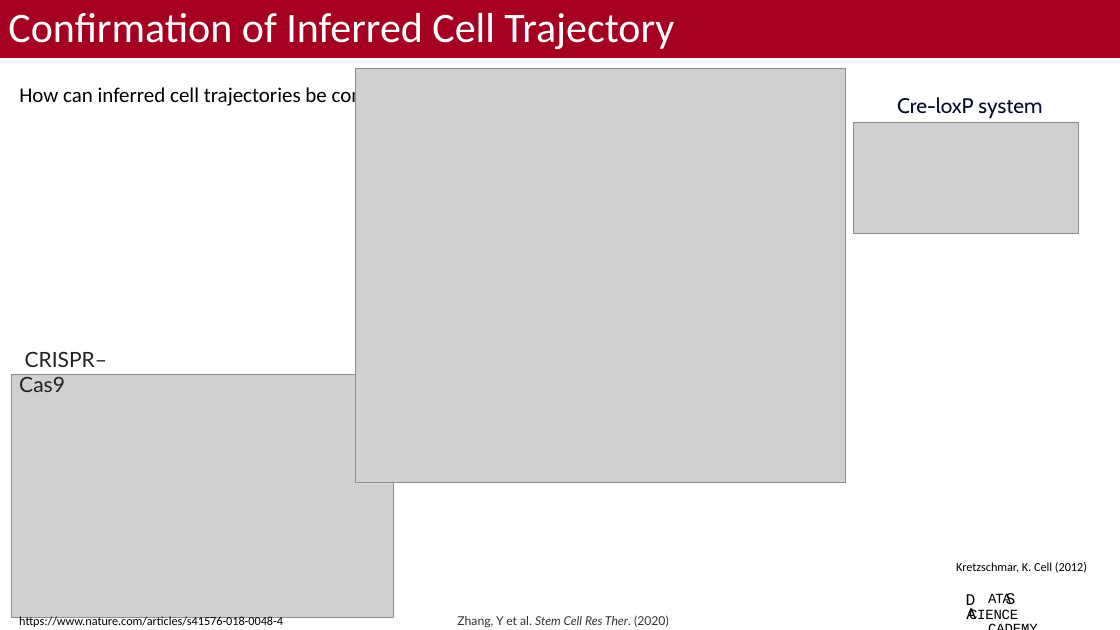
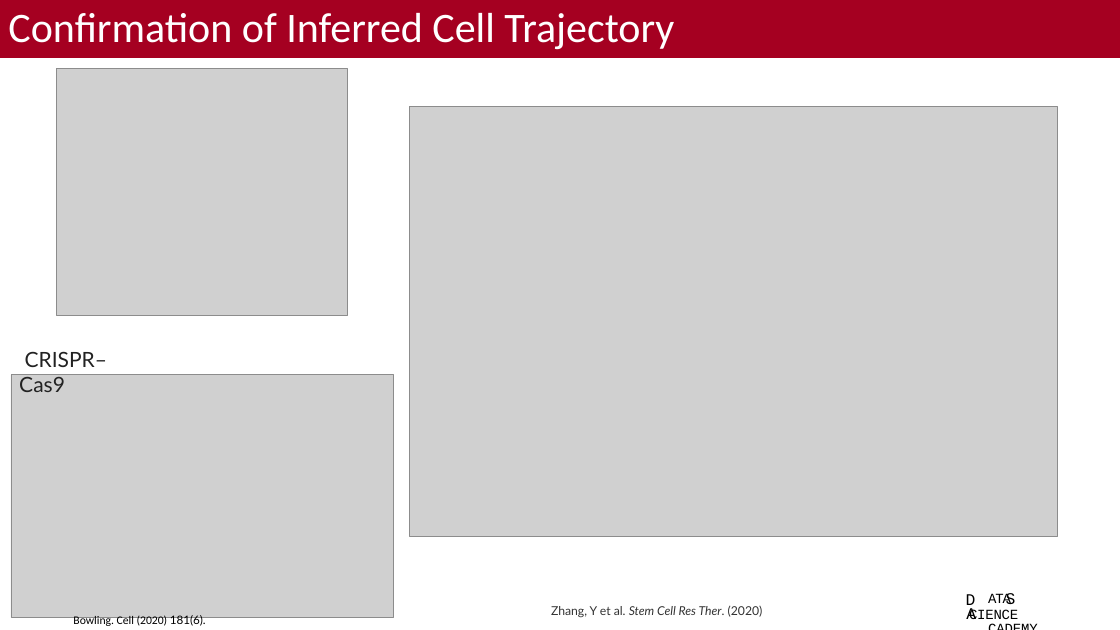
Before and after one commit to bacorli2/scrna_workshop, a slide deck: slide 7 of M7_Summary/M7_Best_Practices.pptx. Drawn at 1120x630 pixels with LibreOffice and Linux fonts; fonts in the diff are those of the drawing; grey boxes stand for pictures; background and template pictures are left out. Boxes give left, top, right and bottom in pixels: in the first picture for what was removed or moved away, otherwise in the second. Text is boxed around its words. In the diff, an @@ line names an element or a change of style, - is before the commit and + after.

```diff
--- a/M7_Summary/M7_Best_Practices.pptx
+++ b/M7_Summary/M7_Best_Practices.pptx
@@ text removed at [19,85,429,109] @@
-How can inferred cell trajectories be confirmed?
@@ picture: place and size @@
-picture at [355,69,846,483]
+picture at [56,69,348,315]
@@ picture added at [410,107,1058,536] @@
@@ text removed at [897,97,1042,118] @@
-Cre-loxP system
@@ picture removed at [854,122,1079,234] @@
@@ text removed at [956,562,1087,573] @@
-Kretzschmar, K. Cell (2012)
@@ text at [73,615,206,627]: text changed; size 10.5 to 10 pt @@
-https://www.nature.com/articles/s41576-018-0048-4
+Bowling. Cell (2020) 181(6).
@@ text "Zhang, Y et al. Stem ...": place and size @@
-text "Zhang, Y et al. Stem ..." at [457,615,669,627]
+text "Zhang, Y et al. Stem ..." at [551,606,763,617]
```
Also in this commit, not shown: 3 other slides changed, 1 slide added, 1 other file.
